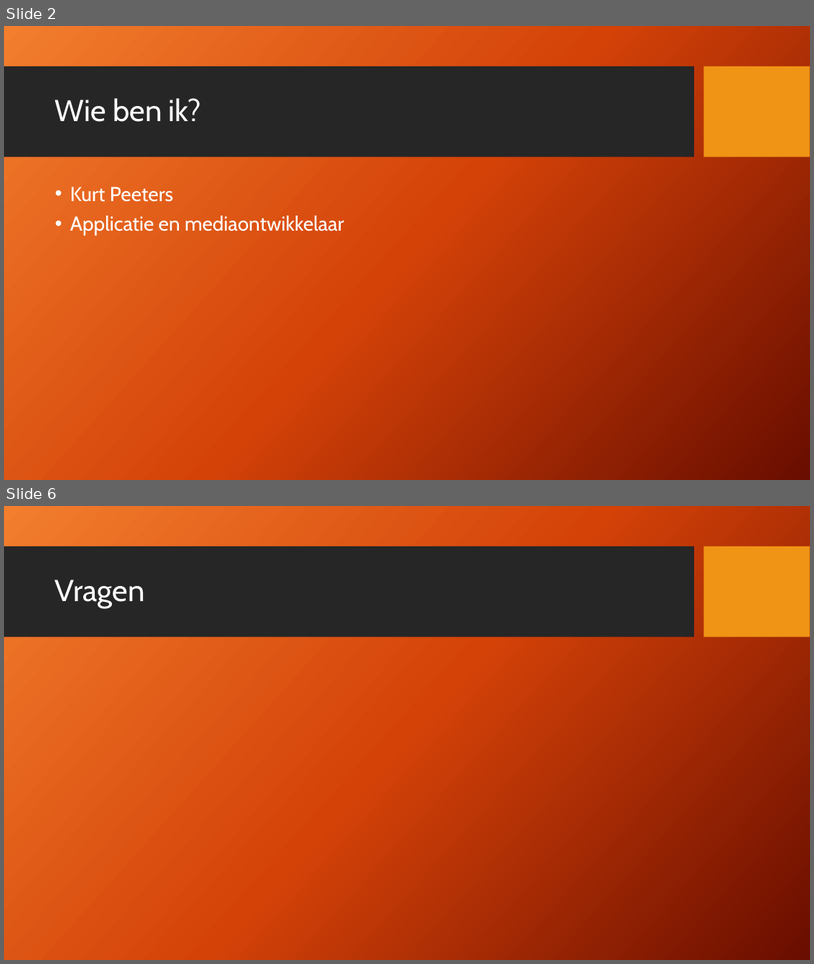
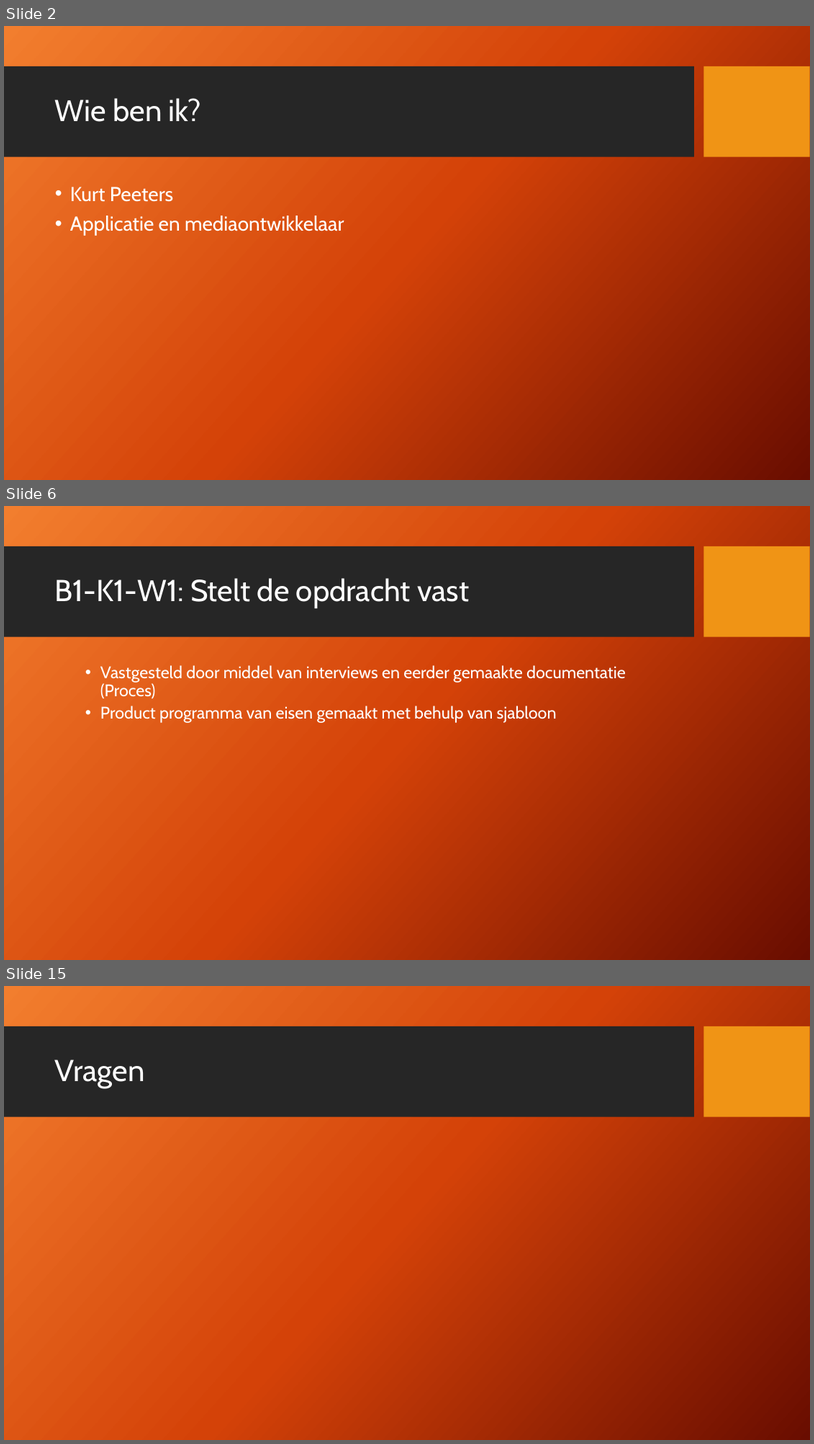
Before and after one commit to Kurtsuside1/Plotter-Data, a slide deck: PVB opdracht.pptx. Shown one above the other, each under a label of ours: slides 2 and 6 before the commit, slides 2, 6 and 15 after it; the slides between them are not shown. The pictures are 814x964 and 814x1444 pixels, drawn with LibreOffice and Linux fonts; fonts in the diff are those of the drawing; background and template pictures are left out. Boxes give left, top, right and bottom in pixels: in the first picture for what was removed or moved away, otherwise in the second. Text is boxed around its words. In the diff, an @@ line names an element or a change of style, - is before the commit and + after.

```diff
--- a/PVB opdracht.pptx
+++ b/PVB opdracht.pptx
@@ slide 6 added at (x1=4, y1=506, x2=810, y2=960), background picture (left out); not listed: 2 template elements that a slide beside it also shows @@
@@ title added at (x1=55, y1=578, x2=469, y2=608), 36 pt, text #FFFFFF @@
+B1-K1-W1: Stelt de opdracht vast
@@ text added at (x1=100, y1=665, x2=626, y2=723), 20 pt, text #FFFFFF @@
+  • Vastgesteld door middel van interviews en eerder gemaakte documentatie (Proces)
+  • Product programma van eisen gemaakt met behulp van sjabloon
@@ what was slide 6 is now slide 15 @@
```
Also in this commit, not shown: 3 slides changed, 8 other slides added, 2 other files.
